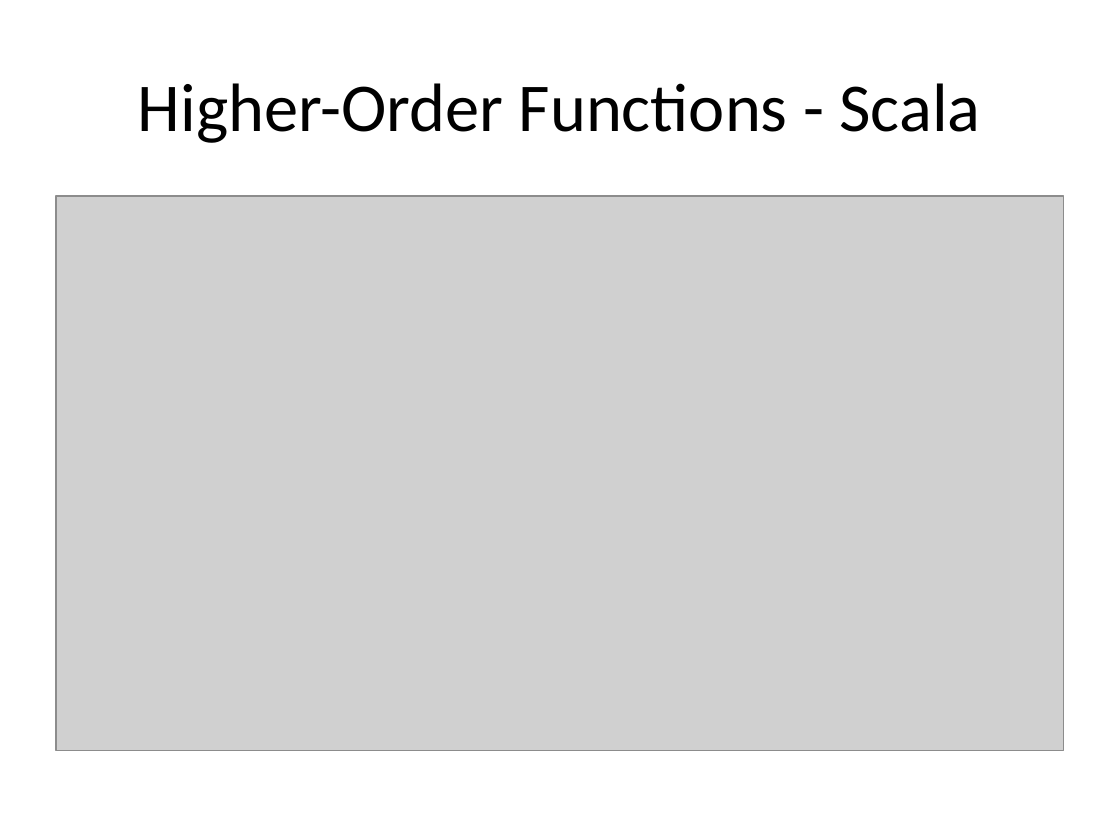
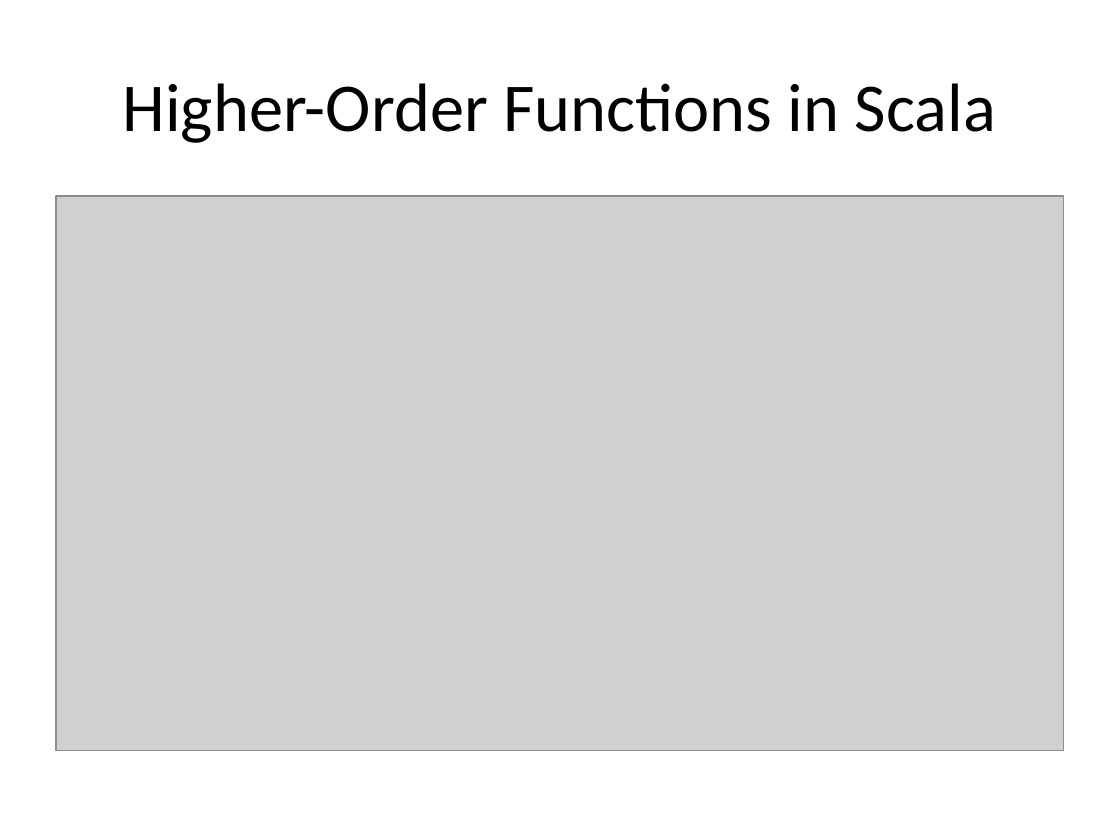
Before and after one commit to todkar/Away_Day, a slide deck: slide 14 of Scala_Away_Day.pptx (slide 12 before the commit). Drawn at 1120x840 pixels with LibreOffice and Linux fonts; fonts in the diff are those of the drawing; grey boxes stand for pictures. Boxes give left, top, right and bottom in pixels: in the first picture for what was removed or moved away, otherwise in the second. Text is boxed around its words. In the diff, an @@ line names an element or a change of style, - is before the commit and + after.

```diff
--- a/Scala_Away_Day.pptx
+++ b/Scala_Away_Day.pptx
@@ title at (123, 83, 996, 143): text changed @@
-Higher-Order Functions - Scala
+Higher-Order Functions in Scala
```
Also in this commit, not shown: 4 other slides changed, 2 slides added, 6 other files.
